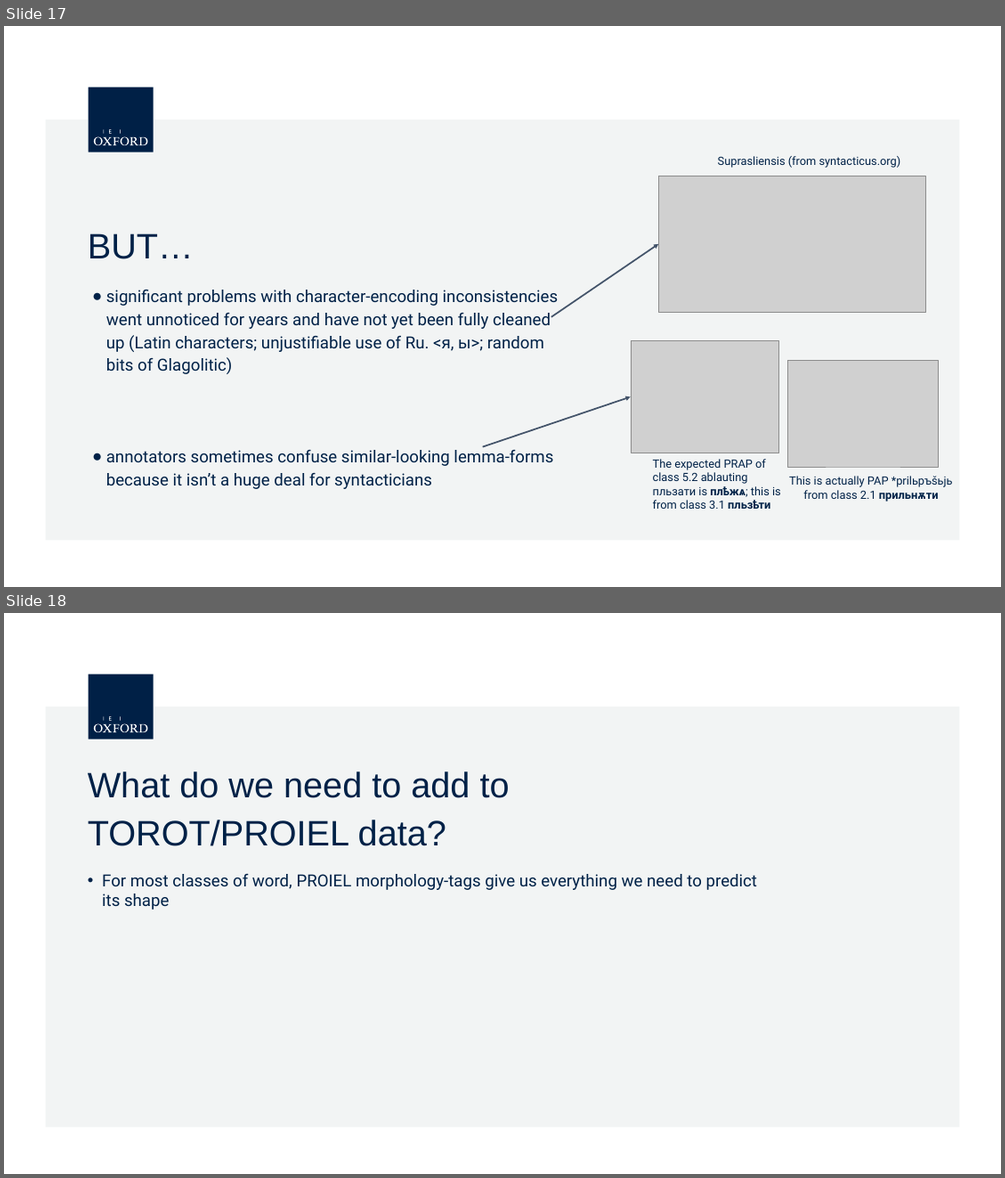
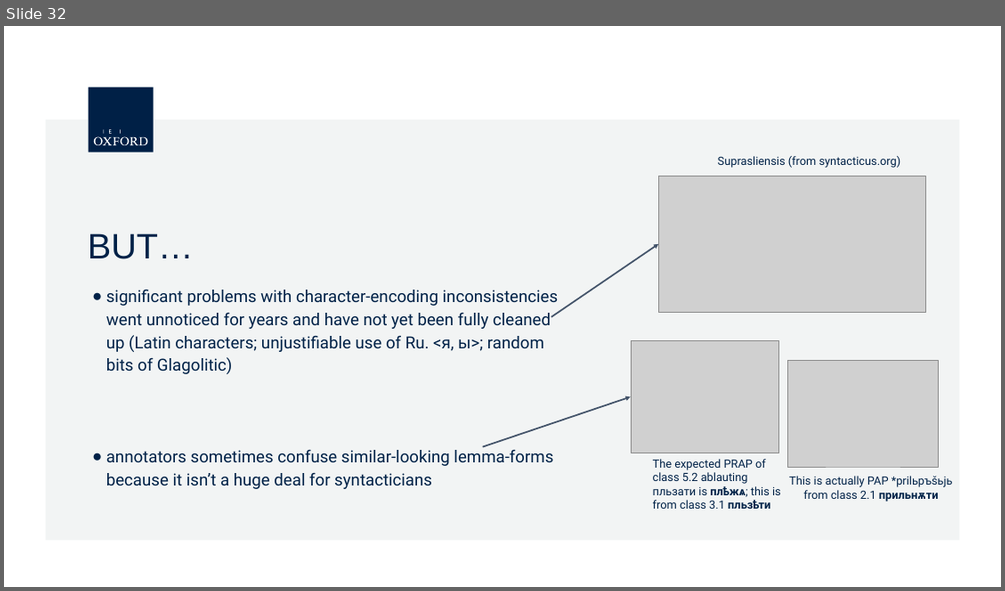
Before and after one commit to 12401453/torot_2023, a slide deck: presentation/Paris/computerised_phon_morph.pptx.odp. Shown one above the other, each under a label of ours: slides 17 and 18 before the commit, slide 32 after it. The pictures are 1005x1178 and 1005x591 pixels, drawn with LibreOffice and Linux fonts; fonts in the diff are those of the drawing; grey boxes stand for pictures; background and template pictures are left out. Boxes give left, top, right and bottom in pixels: in the first picture for what was removed or moved away, otherwise in the second. Text is boxed around its words. In the diff, an @@ line names an element or a change of style, - is before the commit and + after.

```diff
--- a/presentation/Paris/computerised_phon_morph.pptx.odp
+++ b/presentation/Paris/computerised_phon_morph.pptx.odp
@@ slide 18 removed at box(4, 613, 1001, 1174), background #FFFFFF; not listed: 7 template elements that a slide beside it also shows @@
@@ title removed at box(88, 771, 510, 846) @@
-What do we need to add to TOROT/PROIEL data?
@@ text removed at box(102, 874, 757, 909) @@
-  • For most classes of word, PROIEL morphology-tags give us everything we need to predict its shape
@@ what was slide 17 is now slide 32 @@
```
Also in this commit, not shown: 26 slides added, 10 other slides removed, 7 other files.
